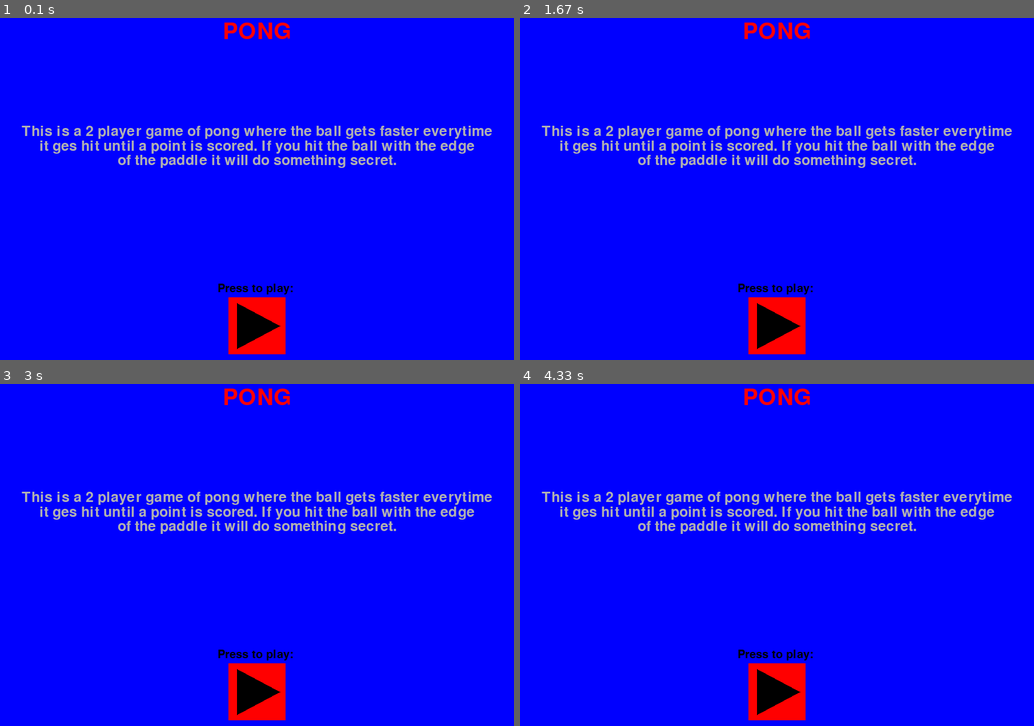
Above: before the commit, frames 1-4 (two rows, left to right).
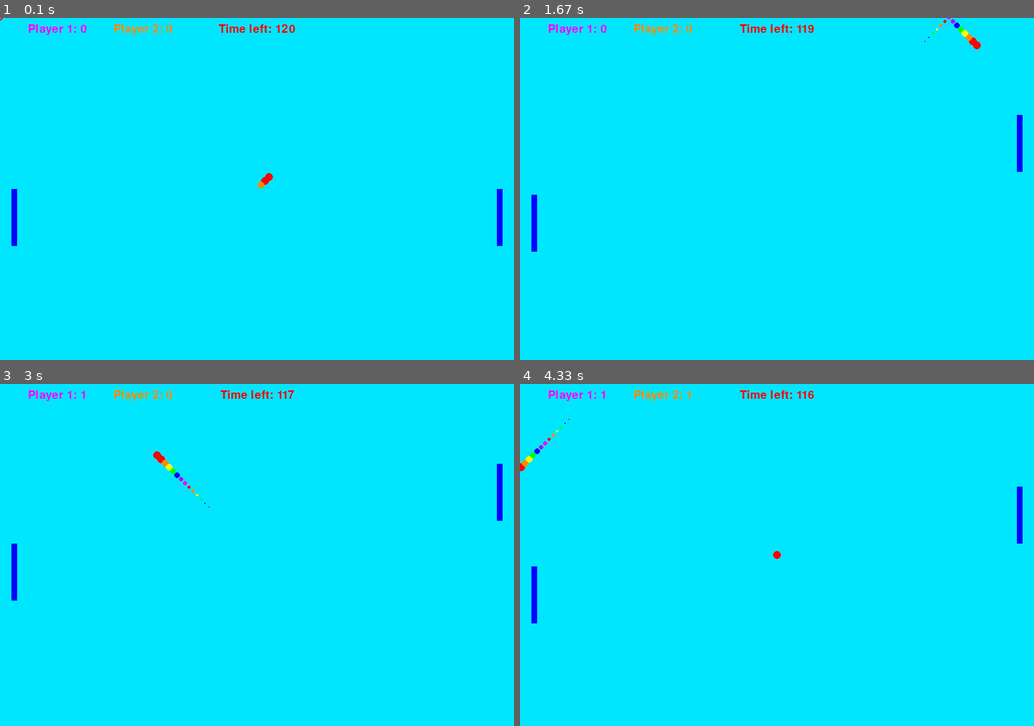
Above: after the commit, the same moments.

Repository: LilyEllaC/PongPygame
Game: pygame game, started from pong.py
The game is run twice, just before and just after one commit, with the same random seed, the same clock (stepped at 60 frames per second) and the same inputs.
Inputs:
- Up to frame 1 (0.1 s): no input
- Up to frame 2 (1.67 s): hold Up 0.33-0.8 s; hold Down 0.83-1.13 s; hold S 0.83-1.13 s; hold Up 1.17-1.53 s; hold W 1.17-1.53 s; hold Down from 1.57 s (still down); hold S from 1.57 s (still down)
- Up to frame 3 (3 s): release Down at 1.93 s; release S at 1.93 s; hold Up 1.97-2.27 s; hold W 1.97-2.27 s; hold Down 2.3-2.6 s; hold S 2.3-2.6 s; hold Up from 2.63 s (still down); hold W from 2.63 s (still down)
- Up to frame 4 (4.33 s): release Up at 3 s; release W at 3 s; hold Down 3.03-3.4 s; hold S 3.03-3.4 s; hold Up 3.43-3.73 s; hold W 3.43-3.73 s; hold Down 3.77-4.07 s; hold S 3.77-4.07 s; hold Up from 4.1 s (still down); hold W from 4.1 s (still down)

The runs differ from the first frame. In frame 1, 100% of the frame differs, in the area x 0-100%, y 0-100%; in frame 2, 100%; in frame 3, 100%; in frame 4, 100%.

Commit message:
has trailk of balls

Diff:
--- a/pong.py
+++ b/pong.py
@@ -1,5 +1,5 @@
 import pygame
-
+import math
 pygame.init()
 
 #get font
@@ -97,7 +97,7 @@
         self.xDirect=1
         self.yDirect=-1
         self.ball=pygame.draw.circle(screen, self.colour, (self.posX, self.posY), self.radius)
-        self.ballRect=pygame.Rect(self.posX, self.posY, self.radius*2, self.radius*2)
+        self.ballRect=pygame.Rect(self.posX, self.posY, 14, 14)
         self.firstTime=1
 
     #visual
@@ -243,17 +243,24 @@
     running=True
 
     #running intro
-    intro(screen)
+    #intro(screen)
 
     #actually creating the sprites
     player1=Paddle(20,HEIGHT//2,10,100,10,BLUE)
     player2=Paddle(WIDTH-30,HEIGHT//2,10,100,10,BLUE)
     ball=Ball(WIDTH//2, HEIGHT//2, 7, 7, RED)
-    colours=[RED, ORANGE, YELLOW, GREEN, LIGHT_BLUE, BLUE, PURPLE]
+    colours=[RED, ORANGE, YELLOW, GREEN, BLUE, PURPLE, MAGENTA]
     #having a small trail of ball behind to look cool
+    #seeing the past locations
+    pastLocationsX=[]
+    pastLocationsY=[]
+    for i in range(0, 14):
+        pastLocationsX.append(0)
+        pastLocationsY.append(0)
+    #creating the followers
     balls=[]
-    for i in range(0,7):
-        balls.append(Ball(WIDTH//2, HEIGHT//2, 7, 7, colours[i]))
+    for i in range(0,14):
+        balls.append(Ball(WIDTH//2, HEIGHT//2, 7-i/2, 7, colours[i%7]))
 
 
     time=0
@@ -306,13 +313,25 @@
                 timesHit=[0,0,0,0,0,0,0,0,0,0,0,0,0,0,0,0,0,0,0,0,0,0,0,0,0,0,0,0,0,0,0,0,0,0,0,0,0,0,0,0,0,0,0,0,0,0,0,0,0,0,0,0,0,0,0,0,0,0,0,0,0]
                 power(ball)
 
+            #checking the following balls
+            for follower in balls:
+                if pygame.Rect.colliderect(follower.getRect(), player.getRect()):
+                    follower.hit()
+
+
         #updating sprites
         player1.update(player1YDirect)
         player2.update(player2YDirect)
         #having the balls actually follow
-        #for i in range(0,7):
-            #follower.x=ball.x
+        for i in range(0,len(balls)):
+            balls[i].posX=pastLocationsX[len(balls)-i-1]
+            balls[i].posY=pastLocationsY[len(balls)-i-1]
         point=ball.update()
+        #updating the list
+        pastLocationsX.append(ball.posX)
+        pastLocationsY.append(ball.posY)
+        pastLocationsX.pop(0)
+        pastLocationsY.pop(0)
 
         #checking score
         if point==-1:
@@ -327,8 +346,8 @@
         #displaying the sprites
         player1.display()
         player2.display()
-        #for follower in balls:
-            #follower.display()
+        for follower in balls:
+            follower.display()
         ball.display()
 
         #showing scores
